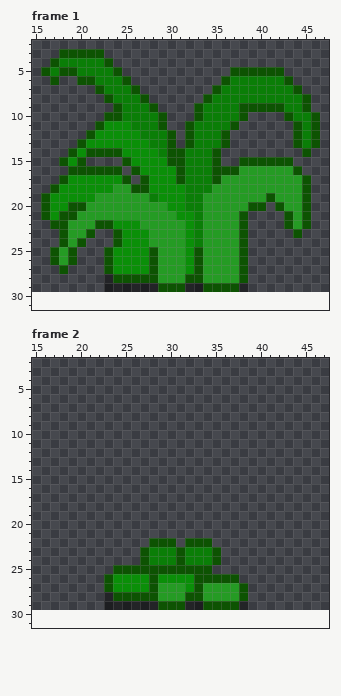
Two states of a pixel-art file, Assets/Arts/Plant/GrassSprite/TallGrass_01/TallGrass_01_Cut.aseprite. This is how it looked before the edit.
64x64 pixels, 2 frames. Shown: frame 1: x 15..47, y 2..31; frame 2: x 15..47, y 2..31. The old version is drawn lined up with the new one, on the new canvas.
And afterwards:
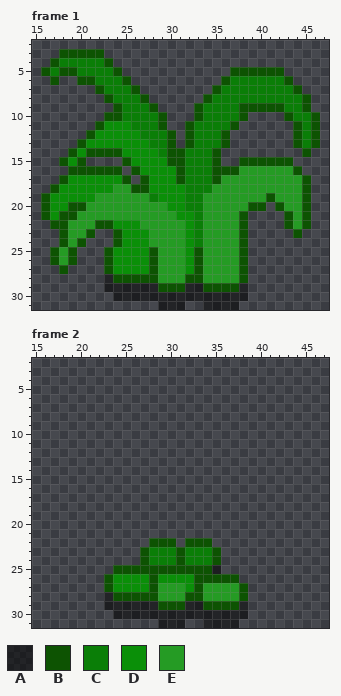
Palette (. is transparent): A #00000080  B #0d5302  C #0a7e07  D #0a8f08  E #259b24
Edits made:
{"change": "canvas 64x64 -> 64x32, the old top-left corner now at 0,-34 (the part of the old canvas that was cut away was empty and is not shown)"}
{"where": "frame 1"}
{"frame":1,"y":30,"x":24,"old":"...............","new":"AAAAAAAAAAAAAAA"}
{"frame":1,"y":31,"x":29,"old":"...","new":"AAA"}
{"frame":1,"y":31,"x":34,"old":"....","new":"AAAA"}
{"where": "frame 2"}
{"frame":2,"y":25,"x":35,"old":".","new":"A"}
{"frame":2,"y":30,"x":24,"old":"...............","new":"AAAAAAAAAAAAAAA"}
{"frame":2,"y":31,"x":29,"old":"...","new":"AAA"}
{"frame":2,"y":31,"x":34,"old":"....","new":"AAAA"}
{"label":"added","picture_box":[113,292,248,310]}
{"label":"added","picture_box":[212,565,221,574]}
{"label":"added","picture_box":[113,610,248,628]}
